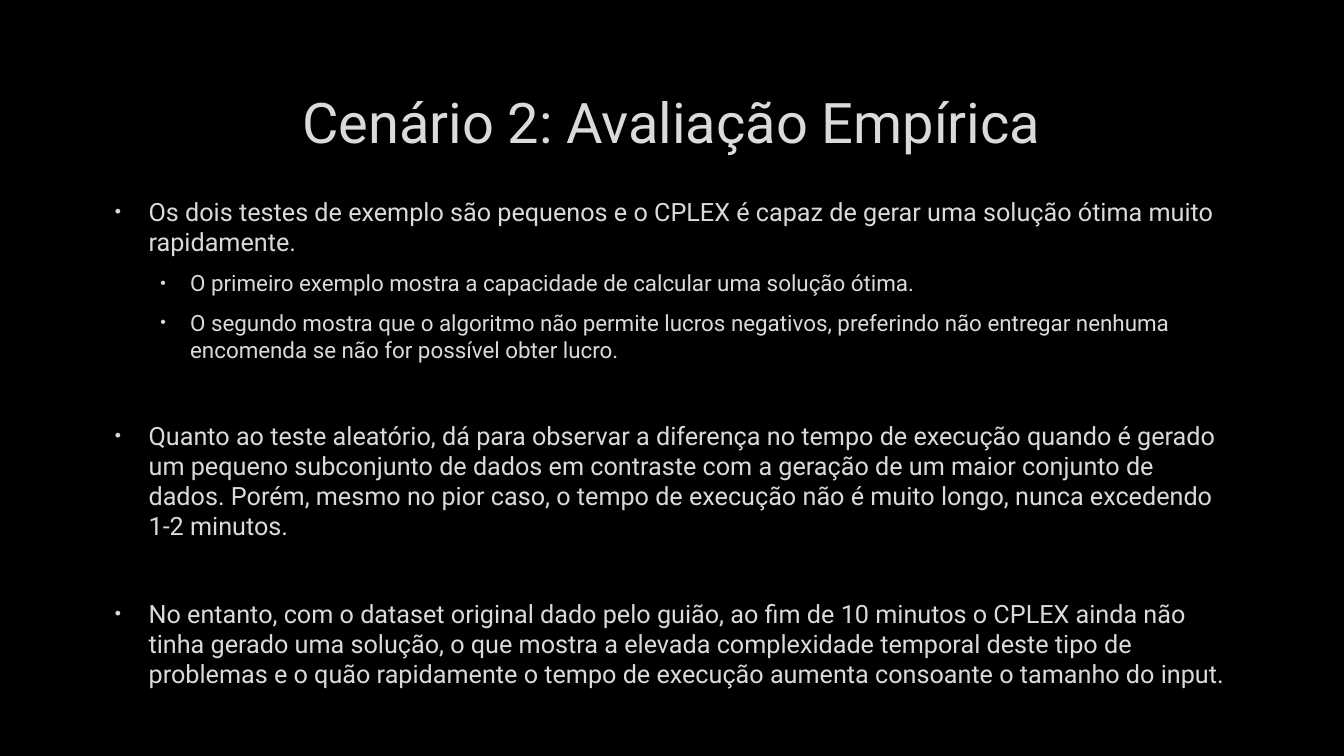
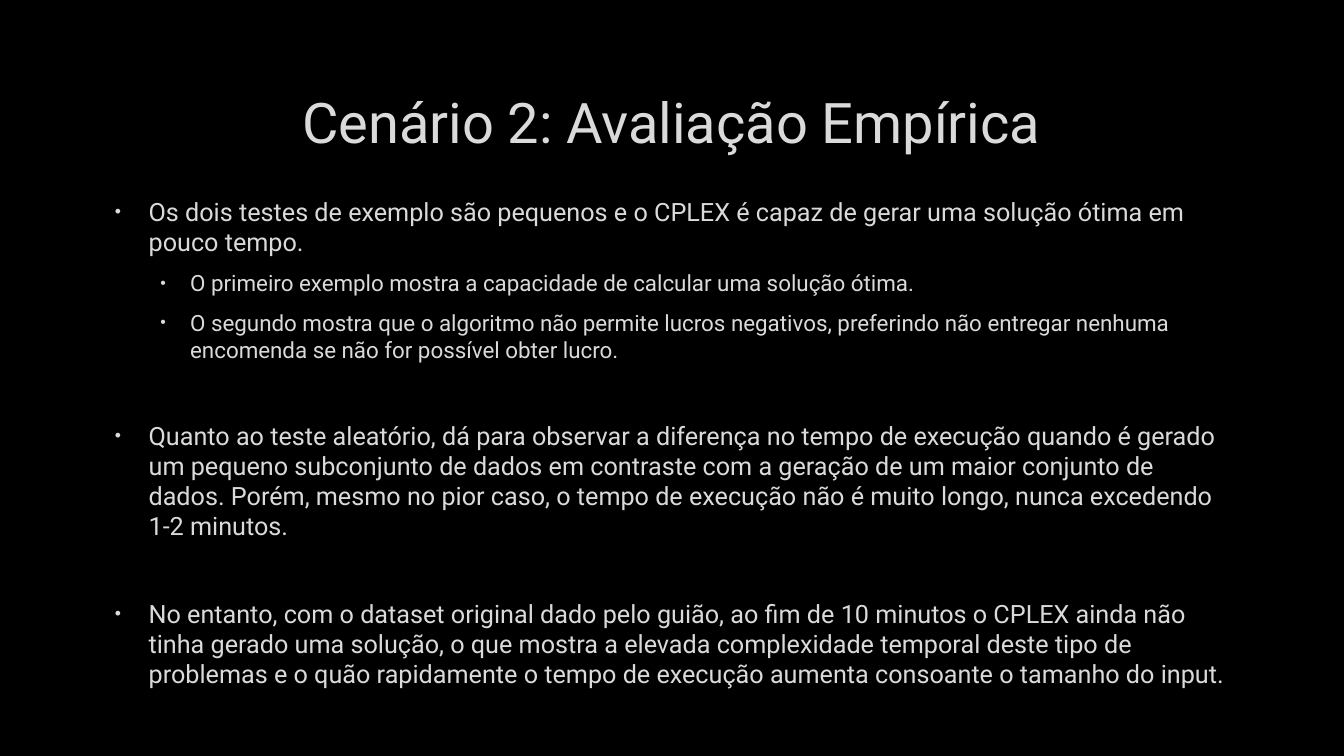
Before and after one commit to manueljamorim/DA_Mercadoria, a slide deck: slide 6 of Presentation.pptx. Drawn at 1344x756 pixels with LibreOffice and Linux fonts; fonts in the diff are those of the drawing; background and template pictures are left out. Boxes give left, top, right and bottom in pixels: in the first picture for what was removed or moved away, otherwise in the second. Text is boxed around its words. In the diff, an @@ line names an element or a change of style, - is before the commit and + after.

```diff
--- a/Presentation.pptx
+++ b/Presentation.pptx
@@ text at (149,202,1184,256): text changed @@
-• Os dois testes de exemplo são pequenos e o CPLEX é capaz de gerar uma solução ótima muito rapidamente.
+• Os dois testes de exemplo são pequenos e o CPLEX é capaz de gerar uma solução ótima em pouco tempo.
```
Also in this commit, not shown: 14 other files.
